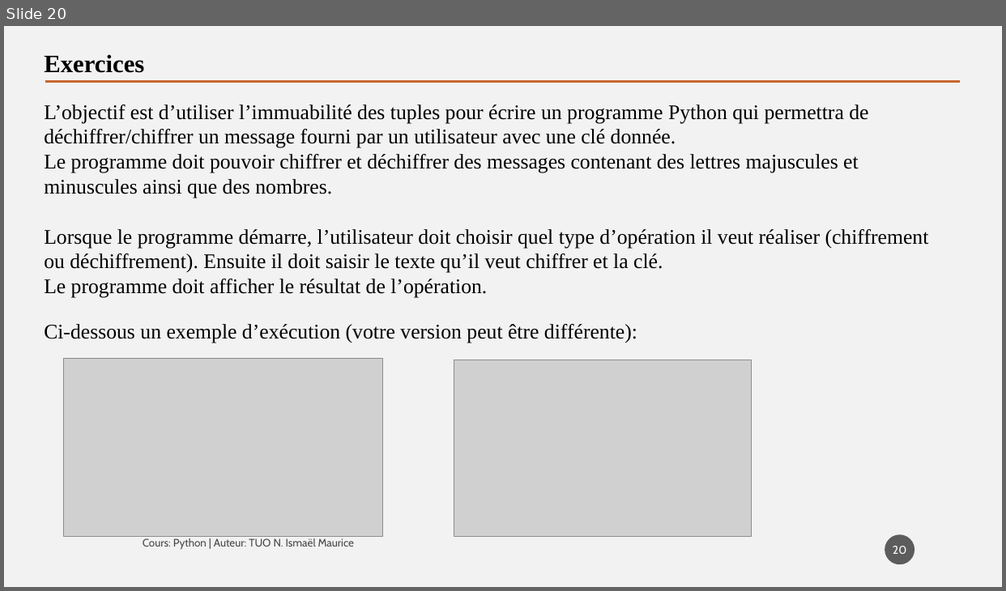
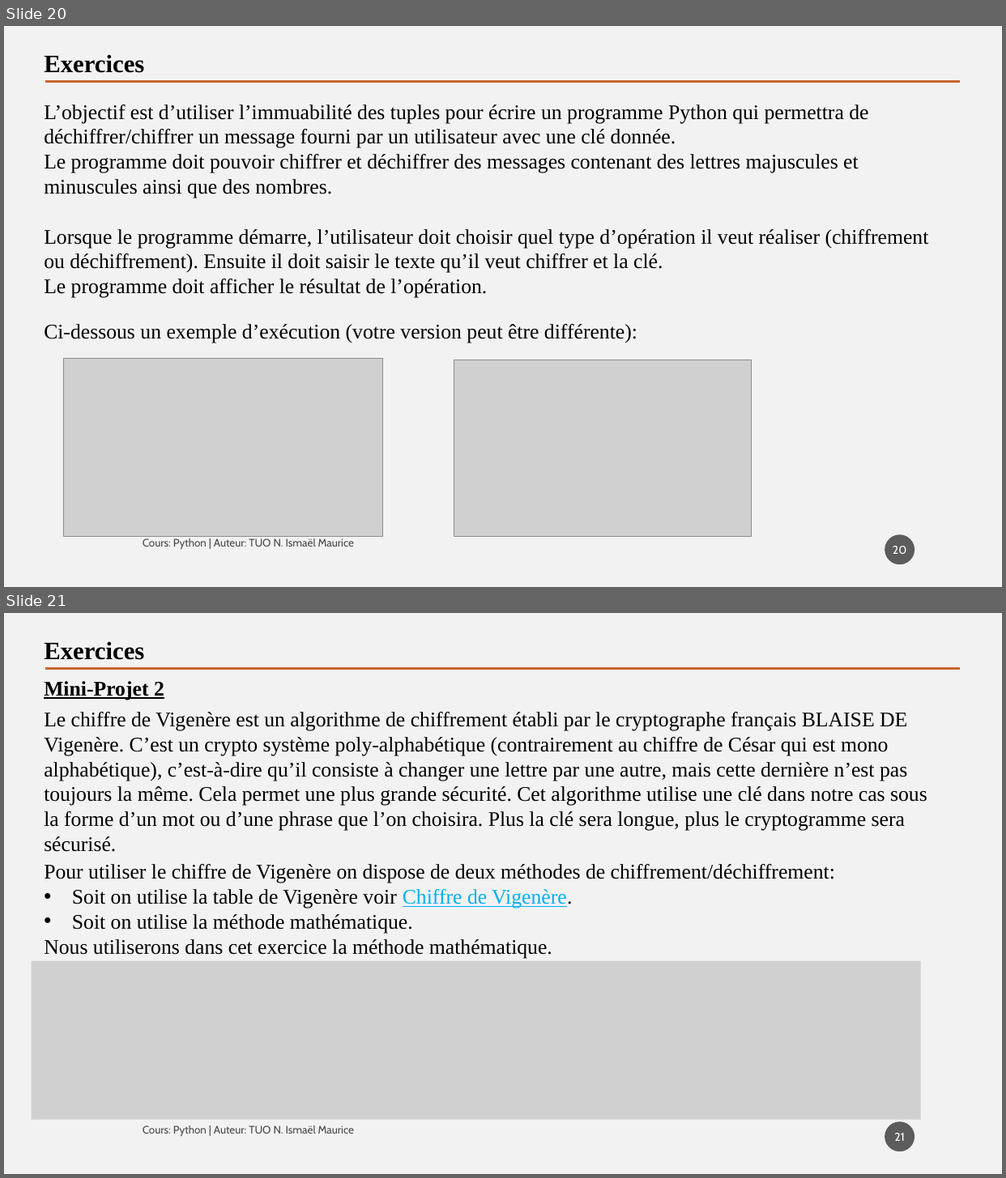
Before and after one commit to tisma95/cours-python, a slide deck: source/Chapitre 10 - Les tuples.pptx. Shown one above the other, each under a label of ours: slide 20 before the commit, slides 20 and 21 after it. The pictures are 1006x591 and 1006x1178 pixels, drawn with LibreOffice and Linux fonts; fonts in the diff are those of the drawing; grey boxes stand for pictures. Boxes give left, top, right and bottom in pixels: in the first picture for what was removed or moved away, otherwise in the second. Text is boxed around its words. In the diff, an @@ line names an element or a change of style, - is before the commit and + after.

Commit message:
Feat(mini-projet): Chiffre de Vigenère dans les listes et tuples

```diff
--- a/source/Chapitre 10 - Les tuples.pptx
+++ b/source/Chapitre 10 - Les tuples.pptx
@@ slide 21 added at [4, 613, 1002, 1174], background #F2F2F2 @@
@@ text added at [44, 641, 144, 660], 24 pt, text #000000, bold @@
+Exercices
@@ text added at [44, 681, 164, 700], 20 pt, text #000000, bold, underline @@
+Mini-Projet 2
@@ line added from (45, 668) to (960, 668), #C96731 2.5 pt @@
@@ text added at [44, 712, 927, 852], 20 pt, text #000000 @@
+Le chiffre de Vigenère est un algorithme de chiffrement établi par le cryptographe français BLAISE DE Vigenère. C’est un crypto système poly-alphabétique (contrairement au chiffre de César qui est mono alphabétique), c’est-à-dire qu’il consiste à changer une lettre par une autre, mais cette dernière n’est pas toujours la même. Cela permet une plus grande sécurité. Cet algorithme utilise une clé dans notre cas sous la forme d’un mot ou d’une phrase que l’on choisira. Plus la clé sera longue, plus le cryptogramme sera sécurisé.
@@ text added at [44, 864, 835, 958], 20 pt, text #000000 @@
+Pour utiliser le chiffre de Vigenère on dispose de deux méthodes de chiffrement/déchiffrement:
+• Soit on utilise la table de Vigenère voir Chiffre de Vigenère.
+• Soit on utilise la méthode mathématique.
+Nous utiliserons dans cet exercice la méthode mathématique.
@@ picture added at [31, 961, 920, 1120] @@
@@ page number added at [885, 1122, 915, 1152], fill #1D1D1D at 70% opacity, 11 pt, text #FFFFFF @@
+21
@@ text added at [143, 1126, 354, 1137], 10.5 pt, text #000000 at 70% opacity @@
+Cours: Python | Auteur: TUO N. Ismaël Maurice
```
Also in this commit, not shown: 2 other slides added, 3 other files.
